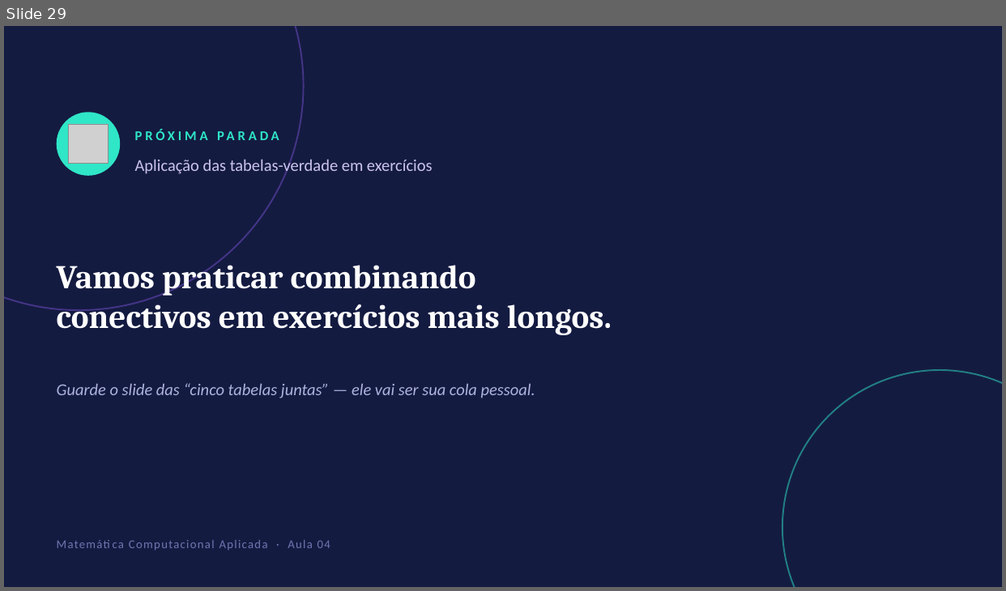
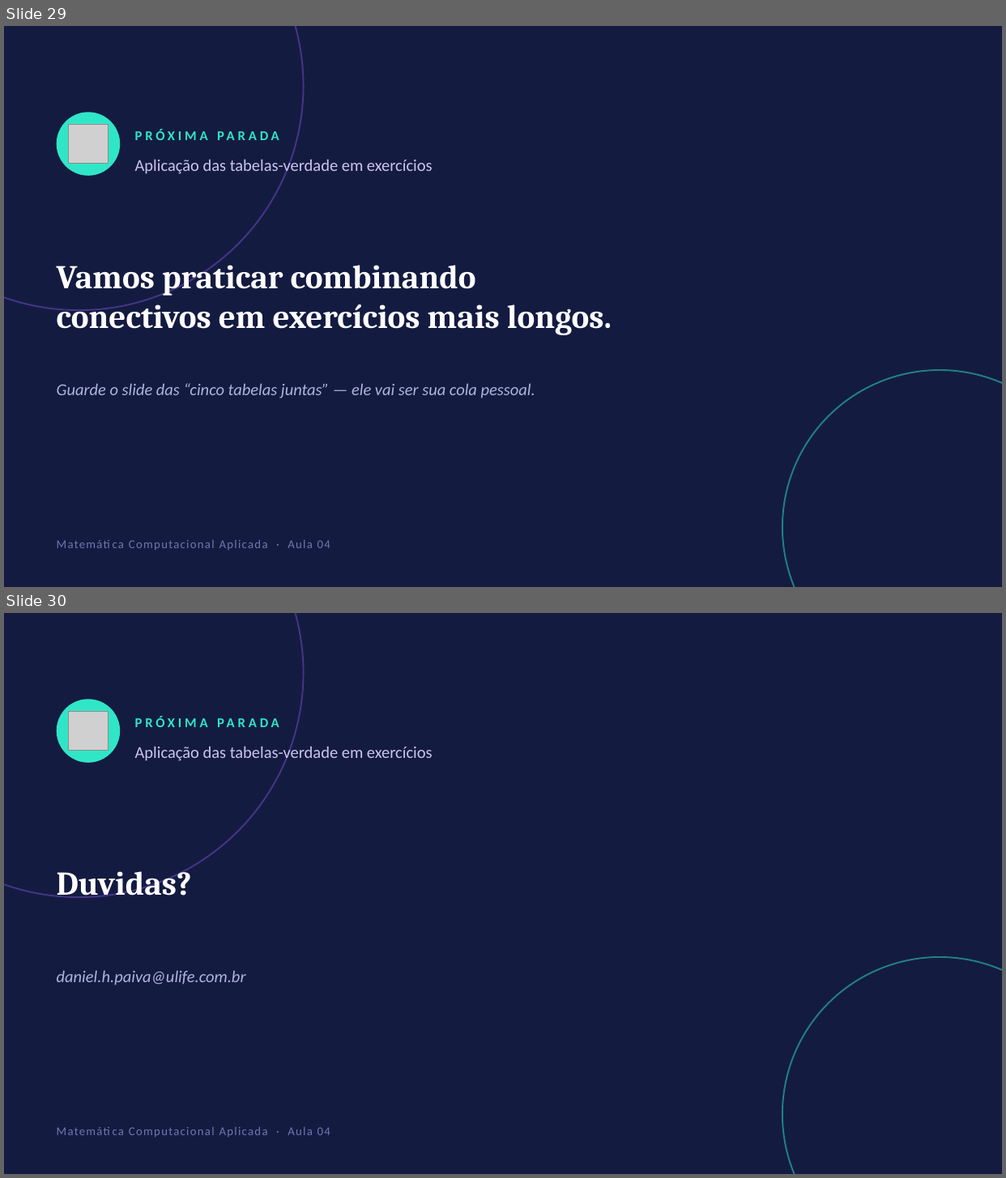
Before and after one commit to danhpaiva/una-teach-mca-202602, a slide deck: slide/pratica/04/Aula04 - Tabela-Verdade dos Conectivos.pptx. Shown one above the other, each under a label of ours: slide 29 before the commit, slides 29 and 30 after it. The pictures are 1006x591 and 1006x1178 pixels, drawn with LibreOffice and Linux fonts; fonts in the diff are those of the drawing; grey boxes stand for pictures. Boxes give left, top, right and bottom in pixels: in the first picture for what was removed or moved away, otherwise in the second. Text is boxed around its words. In the diff, an @@ line names an element or a change of style, - is before the commit and + after.

Commit message:
feat: add aula 04

```diff
--- a/slide/pratica/04/Aula04 - Tabela-Verdade dos Conectivos.pptx
+++ b/slide/pratica/04/Aula04 - Tabela-Verdade dos Conectivos.pptx
@@ slide 30 added at (x1=4, y1=613, x2=1002, y2=1174), background #141B41 @@
@@ ellipse added at (x1=4, y1=613, x2=304, y2=897), outline #6C4BC1 1.5 pt @@
@@ ellipse added at (x1=57, y1=699, x2=120, y2=763), fill #2FE6C7 @@
@@ text added at (x1=135, y1=709, x2=509, y2=735), 13 pt, text #2FE6C7, bold @@
+PRÓXIMA PARADA
@@ picture added at (x1=68, y1=711, x2=108, y2=751) @@
@@ text added at (x1=135, y1=744, x2=432, y2=763), 16 pt, text #CBC3EE @@
+Aplicação das tabelas-verdade em exercícios
@@ text added at (x1=57, y1=867, x2=192, y2=898), 32 pt, text #FFFFFF, bold @@
+Duvidas?
@@ text added at (x1=57, y1=971, x2=246, y2=986), 16 pt, text #AEB3DE, italic @@
+daniel.h.paiva@ulife.com.br
@@ ellipse added at (x1=782, y1=957, x2=1002, y2=1174), outline #2FE6C7 1.5 pt @@
@@ text added at (x1=129, y1=1127, x2=330, y2=1138), 11.5 pt, text #6F76B0 @@
+Matemática Computacional Aplicada · Aula 04
```
Also in this commit, not shown: 1 other file.
